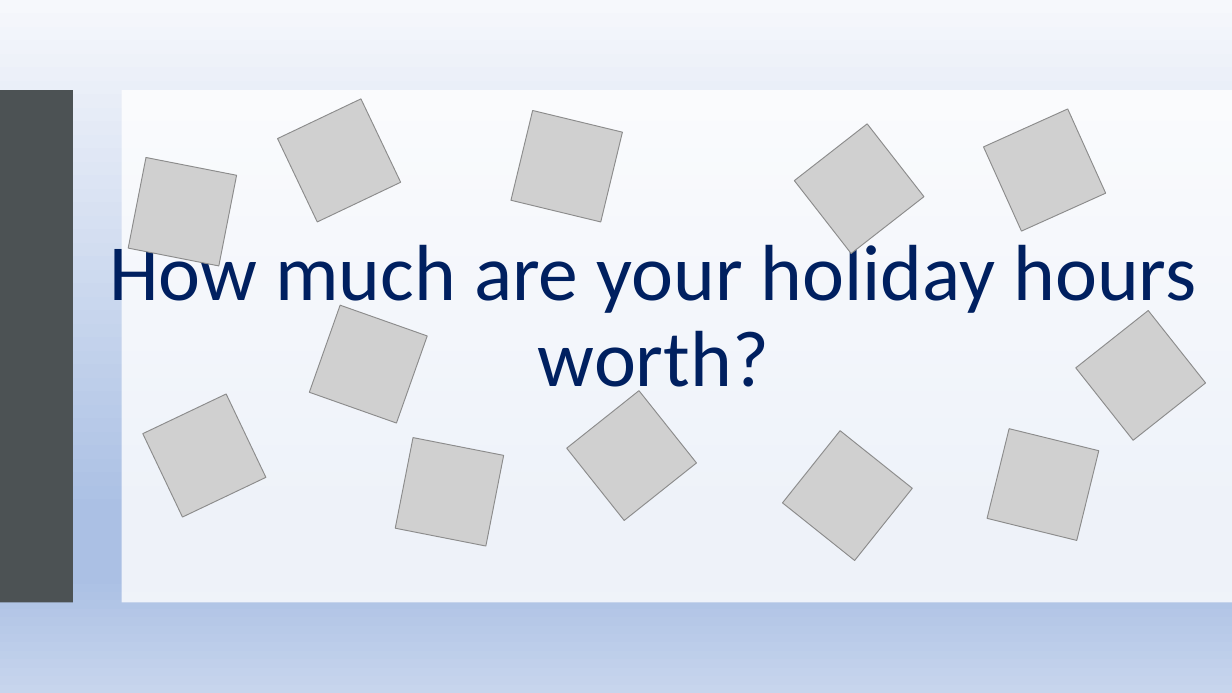
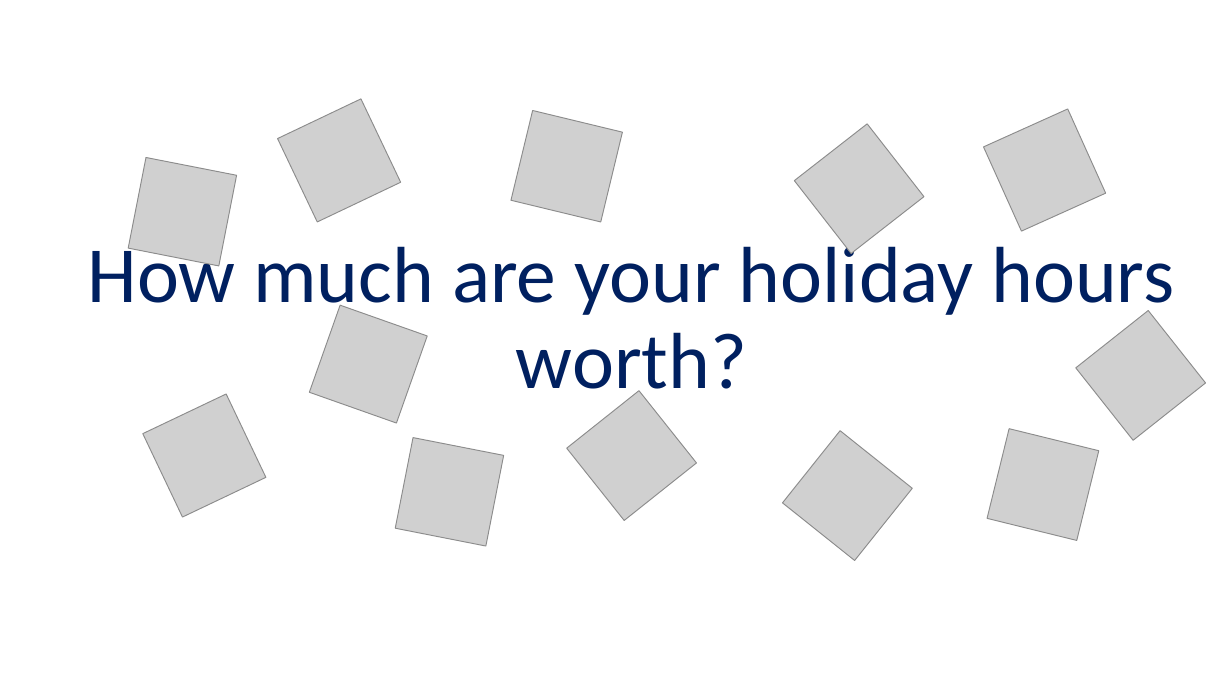
Before and after one commit to Blocks365/blockchain-vacation, a slide deck: slide 15 of ethereum/media/March 2020 presentation.pptx (slide 14 before the commit). Drawn at 1232x693 pixels with LibreOffice and Linux fonts; fonts in the diff are those of the drawing; grey boxes stand for pictures; background and template pictures are left out. Boxes give left, top, right and bottom in pixels: in the first picture for what was removed or moved away, otherwise in the second. Text is boxed around its words. In the diff, an @@ line names an element or a change of style, - is before the commit and + after.

```diff
--- a/ethereum/media/March 2020 presentation.pptx
+++ b/ethereum/media/March 2020 presentation.pptx
@@ rectangle removed at (x1=0, y1=0, x2=1232, y2=693) @@
@@ rectangle removed at (x1=0, y1=90, x2=73, y2=603) @@
@@ rectangle at (x1=121, y1=90, x2=1232, y2=603): fill #FFFFFF at 80% opacity to #FFFFFF at 90% opacity @@
@@ title "How much are your holiday ..." moved from (x1=109, y1=234, x2=1196, y2=405) to (x1=87, y1=236, x2=1174, y2=407) @@
```
Also in this commit, not shown: 21 other slides changed, 9 slides added, 2 slides removed, 1 other file.
